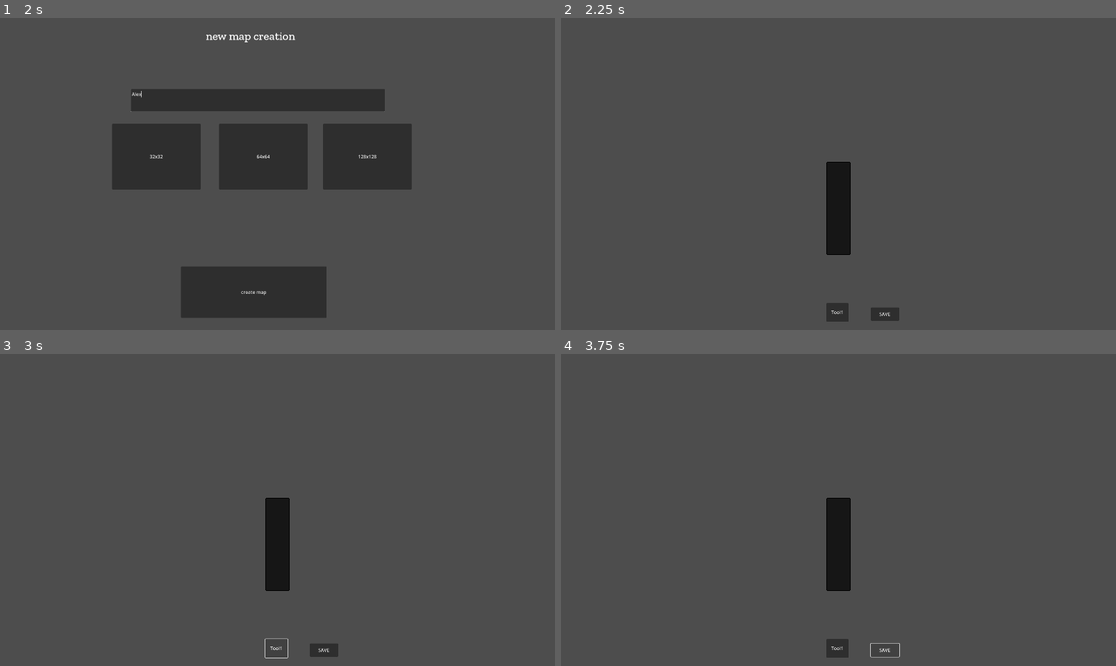
Above: before the commit, frames 1-4 (two rows, left to right).
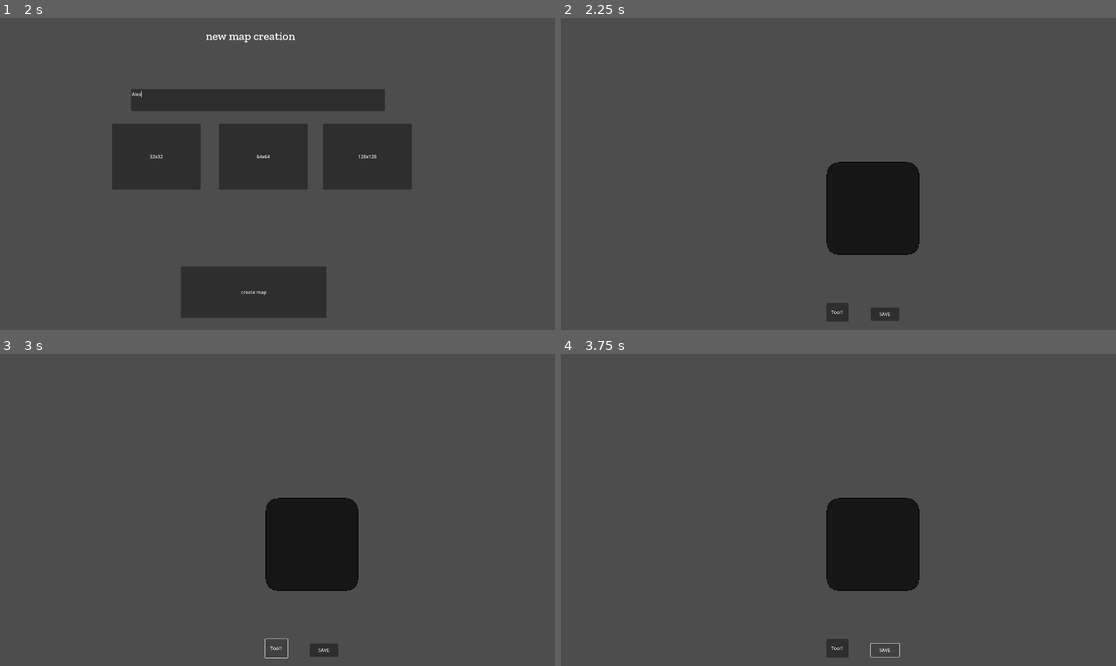
Above: after the commit, the same moments.

Repository: Willeujeans/mapIdea
Game: Godot game, scene res://Scenes/shell.tscn
The game is run twice, just before and just after one commit, with the same random seed, the same clock (stepped at 60 frames per second) and the same inputs.
Inputs (mouse positions are in pixels of both pictures, inside the frame that each line leads up to):
- Up to frame 1 (2 s): click "+" at 0.5 s; click (255, 99) at 1.27 s; type "Alex" at 1.35 s
- Up to frame 2 (2.25 s): click "create map" at 2 s
- Up to frame 3 (3 s): click "Tool1" at 2.75 s
- Up to frame 4 (3.75 s): click "SAVE" at 3.5 s

Frame 1 is identical in both runs. In frame 2, 3.7% of the frame differs, in the area x 47-65%, y 46-76%; in frame 3, 3.7%; in frame 4, 3.7%.
Error in both runs: Attempt to call function 'list_dir_begin' in base 'null instance' on a null instance. (res://Scripts/s_directoryScanner.gd:6)

Commit message:
fixed default map not loading correctly

Diff:
--- a/Scripts/s_map.gd
+++ b/Scripts/s_map.gd
@@ -62,6 +62,7 @@
 		positionForCubes.x = 0
 		for j in gridSize:
 			createSquare(Vector3(positionForCubes.x, 0, positionForCubes.z),Vector3(j, 0, i))
+			positionForCubes.x += 0.5
 		positionForCubes.z += 0.5
 
 #Given the location of a square within the matrix another square will be created above it
Not shown, changed: SavedData/edgeTest.md
